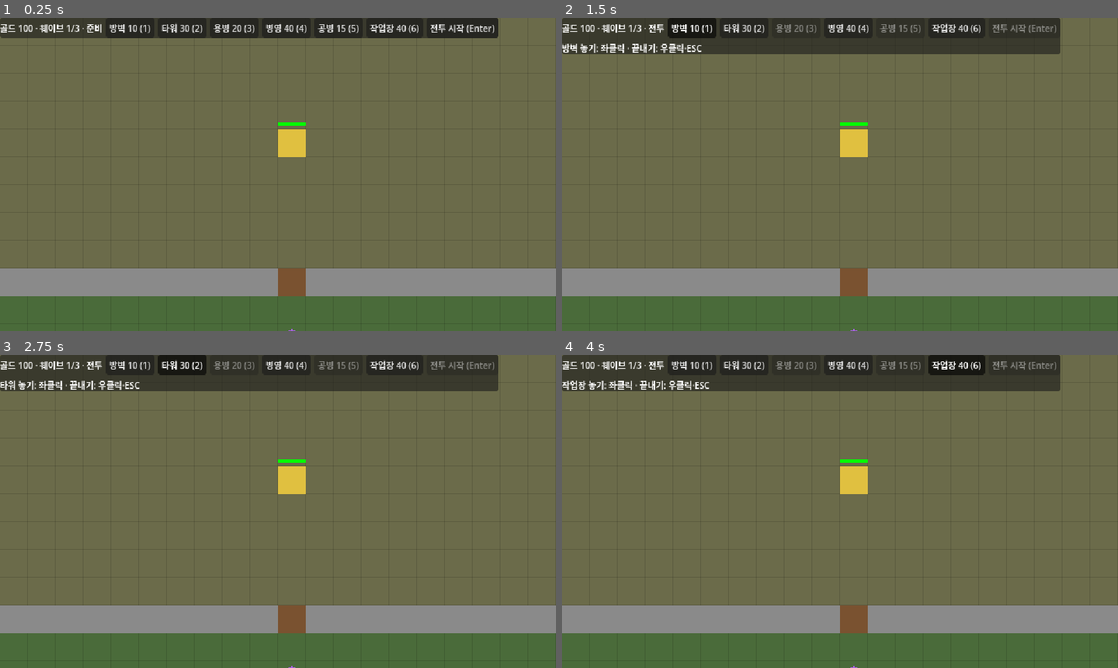
Above: before the commit, frames 1-4 (two rows, left to right).
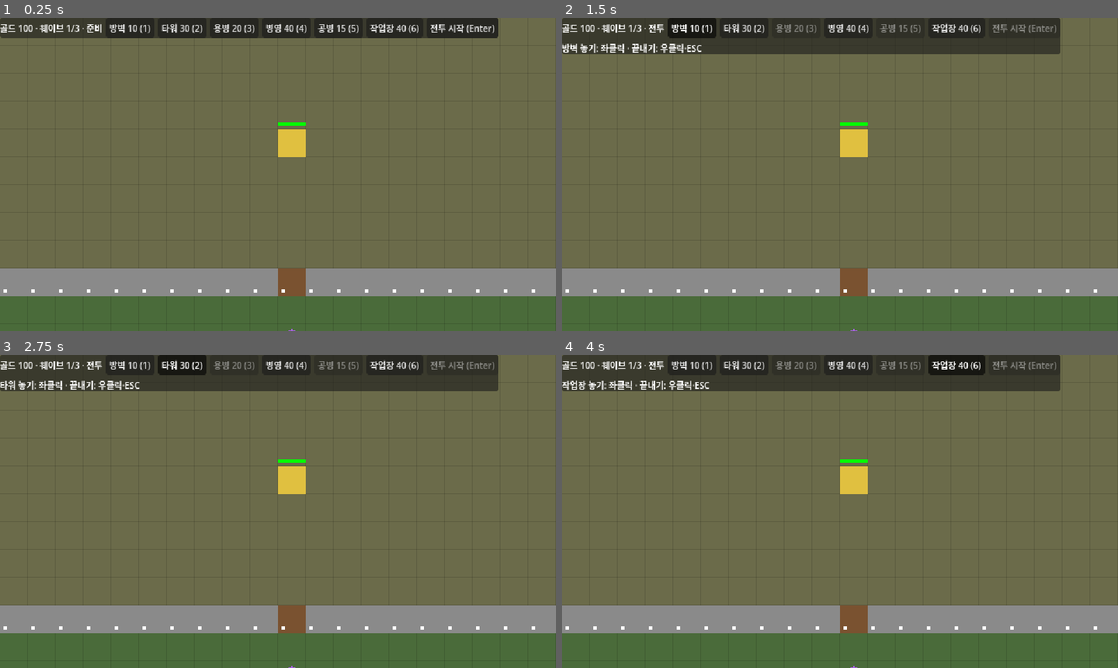
Above: after the commit, the same moments.

Repository: h102-log/td-proj
Game: Godot game, scene res://src/main.tscn
The game is run twice, just before and just after one commit, with the same random seed, the same clock (stepped at 60 frames per second) and the same inputs.
Inputs:
- Up to frame 1 (0.25 s): no input
- Up to frame 2 (1.5 s): click "전투 시작 (Enter)" at 0.5 s; click "방벽 10 (1)" at 1.25 s
- Up to frame 3 (2.75 s): click "타워 30 (2)" at 2 s
- Up to frame 4 (4 s): click "병영 40 (4)" at 2.75 s; click "작업장 40 (6)" at 3.5 s

The runs differ from the first frame. In frame 1, 0.1% of the frame differs, in the area x 0-97%, y 86-88%; in frame 2, 0.1%; in frame 3, 0.1%; in frame 4, 0.1%.

Commit message:
성문을 팝업으로 여닫고, 성벽 칸·성문을 한 칸씩 3단계까지 업그레이드한다 (WBS 2.20 ①)
- 성곽 칸을 좌클릭하면 그 옆 팝업에 성문 열기·닫기(S85)와 업그레이드(S86) 버튼이 뜬다. 준비·전투 단계 모두 된다.
- 열린 성문은 막힌 칸이 아니라 적은 부수지 않고 지나가고 아군도 지나간다(S39, S40). 성문 칸에 유닛이나 적이
  있으면 닫지 않는다. 판은 닫힌 성문으로 시작한다(I67).
- 업그레이드는 준비 단계엔 바로, 전투 단계엔 놀고 있는 가장 가까운 공병이 가서 5초 들여 올린다. 한 단계마다
  최대 체력 ×1.5, 비용은 성벽 10·성문 20골드에서 단계마다 2배, 최고 3단계. 수치는 임시값(S86).
- 입은 피해는 그대로 두고, 그만둔 업그레이드는 진행률이 남아 골드 없이 이어 올린다(I68).
- 열린 성문은 밝은 색, 단계는 칸 아래 점 개수로 그린다.
- 2.19 «바쁨» 2차 시험은 합격으로 보고 하지 않는다(WBS, 사용자 2026-10-13). U13 확정.
- SPEC S85~S88·I67·I68 추가, I45 고침. EV81~88 승인·동결(2026-10-13). §3.1 밀린 줄 번호 갱신.

Co-Authored-By: Claude Opus 5.5 <noreply@anthropic.com>
Claude-Session: https://claude.ai/code/session_01F6NiriVh6b2wP4iD1Ae4W6

Diff:
--- a/src/sim/battle.gd
+++ b/src/sim/battle.gd
@@ -19,6 +19,11 @@
 const REACH := 1.0      # 적이 막힌 칸·거점·유닛을 칠 수 있는 거리(중심 사이). 옆 칸 중심까지가 1이다
 const UNIT_WALL_K := 1e6  # 유닛 경로의 막힌 칸 비용 배율. 돌아갈 길이 있으면 막힌 칸(닫힌 성문 포함, I42)을 지나지 않는다
 const WORK_REACH := 2.0  # 공병이 일하는 거리(중심 사이). 옆 칸 대각선(1.41)에, 무리에 밀려 0.5칸 못 미친 도착(I51)을 더했다
+# 성곽 업그레이드(S86): 한 단계마다 최대 체력 ×UPGRADE_MULT. 비용은 종류별 1→2단계 값이고 다음 단계는 2배. 수치는 임시값
+const UPGRADE_COST := {"castle_wall": 10, "gate": 20}
+const UPGRADE_MULT := 1.5
+const UPGRADE_MAX := 3
+const UPGRADE_TIME := 5.0  # 전투 중 공병이 한 단계 올리는 시간(초)
 
 # 칸 하나를 차지하고 체력이 있는 것: 거점 "base" · 성곽 "castle_wall"·"gate" · 구조물 "wall" 등
 class Block:
@@ -40,6 +45,9 @@
 	var build_time := 1.0  # 전투 중 짓는 데 드는 시간(초)
 	var worker  # 이 구조물을 짓거나 허무는(그러러 가는) 공병
 	var razed := 0.0  # 철거 진행률(0~1, I64)
+	var open := false  # 열린 성문(S85). 막힌 칸이 아니다(I67)
+	var level := 1  # 성곽 업그레이드 단계(S86)
+	var lift := -1.0  # 업그레이드 진행률(0~1). 음수면 올리는 중이 아니다. 그만두면 그대로 남는다(I68)
 
 	func _init(c: Vector2i, k: String, h: float) -> void:
 		cell = c
@@ -132,7 +140,8 @@
 	var wall_k := 1.0  # 경로를 구하기 직전에 그 적의 값을 넣는다
 
 	func block_at(c: Vector2i):
-		return structures.get(c, castle.get(c))
+		var b = structures.get(c, castle.get(c))
+		return null if b and b.open else b
 
 	func _compute_cost(from: Vector2i, to: Vector2i) -> float:
 		# 옆 칸이 막혔으면 대각선으로 끼어들지 않는다(solid였을 때의 DIAGONAL_MODE_ONLY_IF_NO_OBSTACLES와 같게)
@@ -202,7 +211,7 @@
 	village = stage.get("village", Rect2i())
 	merc_cap = stage.get("merc_cap", MERC_CAP)
 	base = Block.new(stage.base, "base", stage.base_hp)
-	for s in structures.values():  # 공병 ↔ 구조물 상호 참조를 끊는다. 남기면 RefCounted 순환이라 해제되지 않는다
+	for s in structures.values() + castle.values():  # 공병 ↔ 구조물 상호 참조를 끊는다. 남기면 RefCounted 순환이라 해제되지 않는다
 		_release(s)
 	castle.clear()
 	structures.clear()
@@ -238,7 +247,7 @@
 	if state == "battle" and _queue.is_empty() and enemies.is_empty():
 		wave_index += 1
 		state = "won" if wave_index >= waves.size() else "prep"
-		for s in structures.values():  # 하던 건설·철거는 그 상태로 멈춘다(I19)
+		for s in structures.values() + castle.values():  # 하던 건설·철거·업그레이드는 그 상태로 멈춘다(I19, I68)
 			_release(s)
 		if state == "prep" and revive and hero and not hero.alive:
 			_return_hero()
@@ -402,6 +411,49 @@
 			return c
 	return null
 
+# 성문을 열거나 닫는다(S85). 성문 칸에 유닛이나 적이 있으면 닫지 않는다. 여닫으면 적 경로를 다시 구한다(I67)
+func set_gate(g: Block, open: bool) -> void:
+	if g.kind != "gate" or castle.get(g.cell) != g:
+		return
+	if not open and (units + enemies).any(func(u): return Vector2i(u.pos.round()) == g.cell):
+		return
+	g.open = open
+	_repath = true
+
+func upgrade_cost(k: Block) -> int:
+	return UPGRADE_COST[k.kind] * (1 << (k.level - 1))
+
+# 성곽 칸 하나를 한 단계 올린다(S86). 골드는 지시할 때 낸다(I16). 준비 단계엔 바로 오르고, 전투 단계엔 놀고 있는
+# 가장 가까운 공병을 보낸다. 그런 공병이 없으면 거부한다. 그만둔 업그레이드는 골드를 더 내지 않고 이어 올린다(I68)
+func upgrade(k: Block) -> void:
+	if state not in ["prep", "battle"] or castle.get(k.cell) != k or k.level >= UPGRADE_MAX or k.worker:
+		return
+	var engineer = _idle_engineer(k.cell) if state == "battle" else null
+	if state == "battle" and not engineer:
+		return
+	if k.lift < 0.0:
+		if gold < upgrade_cost(k):
+			return
+		gold -= upgrade_cost(k)
+		k.lift = 0.0
+	if engineer:
+		_send(engineer, k)
+	else:
+		_lift(k, 1.0)
+
+# 진행률을 dp만큼 올리고, 다 차면 한 단계 오른다. 최대 체력이 오른 만큼 체력도 올라 입은 피해는 그대로다(I68)
+func _lift(k: Block, dp: float) -> void:
+	k.lift += dp
+	if k.lift < 1.0:
+		return
+	k.lift = -1.0
+	k.level += 1
+	var gain := k.max_hp * (UPGRADE_MULT - 1.0)
+	k.max_hp += gain
+	k.hp += gain
+	_release(k)
+	_repath = true  # 남은 체력이 적의 경로 비용이다(S7, I41)
+
 # 전투 단계에만, 미완성 구조물을 없애고 낸 골드를 모두 돌려준다(S23)
 func cancel(s) -> void:
 	if state == "battle" and not s.complete and structures.get(s.cell) == s:
@@ -479,12 +531,14 @@
 		_release(s)
 		_repath = true
 
-# 옆 칸에 닿은 공병은 미완성이면 짓고(I62), 완성이면 허문다(I64: 건설 시간의 절반이 든다). 밀려나 멀어졌으면 다시 걸어간다
+# 옆 칸에 닿은 공병은 성곽이면 올리고(S86), 미완성이면 짓고(I62), 완성이면 허문다(I64: 건설 시간의 절반이 든다). 밀려나 멀어졌으면 다시 걸어간다
 # ponytail: 닿을 수 없는 칸이면 매 프레임 경로를 다시 구한다. 공병이 많아 느려지면 포기 처리를 둔다
 func _work(u: Unit, dt: float) -> void:
 	var s: Block = u.job
 	if u.pos.distance_to(Vector2(s.cell)) > WORK_REACH:
 		_send(u, s)
+	elif s.lift >= 0.0:
+		_lift(s, dt / UPGRADE_TIME)
 	elif not s.complete:
 		_grow(s, dt / s.build_time)
 	else:
--- a/src/ui/battle_view.gd
+++ b/src/ui/battle_view.gd
@@ -4,7 +4,7 @@
 const CELL := 16
 const COLORS := {
 	"field": Color("4a6b3a"), "grid": Color(0, 0, 0, 0.15), "spawn": Color("c03030"),
-	"base": Color("e0c040"), "castle_wall": Color("8a8a8a"), "gate": Color("7a5230"),
+	"base": Color("e0c040"), "castle_wall": Color("8a8a8a"), "gate": Color("7a5230"), "gate_open": Color("c8a070"),
 	"wall": Color("5a5a5a"), "tower": Color("3060b0"), "enemy": Color("d04040"), "merc": Color("50a0f0"),
 	"hero": Color("b060f0"), "village": Color("6b6b4a"), "barracks": Color("a06a30"),
 	"workshop": Color("308080"), "engineer": Color("f0a030"),
@@ -21,12 +21,14 @@
 		draw_line(Vector2(x * CELL, 0), Vector2(x * CELL, map.y), COLORS.grid)
 	for y in battle.size.y + 1:
 		draw_line(Vector2(0, y * CELL), Vector2(map.x, y * CELL), COLORS.grid)
-	for b in battle.castle.values():
-		draw_rect(_rect(b.cell), COLORS[b.kind])
+	for b in battle.castle.values():  # 열린 성문은 밝게(I67). 단계는 칸 아래쪽 점 개수다(I68)
+		draw_rect(_rect(b.cell), COLORS.gate_open if b.open else COLORS[b.kind])
+		for i in b.level:
+			draw_rect(Rect2(Vector2(b.cell) * CELL + Vector2(2 + i * 4, CELL - 4), Vector2(2, 2)), Color.WHITE)
 	for s in battle.structures.values():  # 미완성은 흐리게. 진행률은 체력 막대로 보인다(I62)
 		var col: Color = COLORS[s.kind]
 		draw_rect(_rect(s.cell), col if s.complete else Color(col, 0.4))
-	for s in controls.picked:  # 전투 단계에 고른 구조물(S74, S83)
+	for s in controls.picked + ([controls.fort] if controls.fort else []):  # 전투 단계에 고른 구조물(S74, S83)·고른 성곽 칸(S85)
 		draw_rect(_rect(s.cell), Color.WHITE, false, 1.0)
 	var f = controls.facility  # 고른 생산 시설: 테두리와 집결 지점 깃발(S82)
 	if f and f.alive:
--- a/src/ui/controls.gd
+++ b/src/ui/controls.gd
@@ -1,6 +1,6 @@
 extends RefCounted
 # 마우스·키 입력을 전투 명령으로 바꾼다. 마우스 좌표는 맵 px(칸 (x,y)가 [x, x+1) × cell_px)로 받는다.
-# 좌클릭: 영웅이나 생산 시설을 고르거나(I9, S81) 선택을 푼다 · 좌드래그: 사각형 안의 용병을 고른다(S16, I9)
+# 좌클릭: 영웅이나 생산 시설·성곽 칸을 고르거나(I9, S81, S85, S86) 선택을 푼다 · 좌드래그: 사각형 안의 용병을 고른다(S16, I9)
 # 우클릭: 생산 시설을 골랐으면 그 칸을 집결 지점으로(S82), 아니면 고른 유닛 이동(S14)
 # 준비 단계의 좌클릭·좌드래그는 판매 후보도 정한다(S70, I57). 좌클릭한 용병은 고른 상태도 된다
 # 전투 단계의 좌클릭·좌드래그는 철거·취소·이어 짓기 후보(picked)를 정한다(S74, S83)
@@ -23,6 +23,7 @@
 var show_hp := false  # 체력바를 모두 그린다(S73)
 var facility = null  # 고른 생산 시설. 전투 단계엔 그 옆에 구매 팝업이 뜬다(S81, I61)
 var picked := []  # 전투 단계에 고른 플레이어 구조물. 철거·취소·이어 짓기 팝업의 대상이다(S74, S83)
+var fort = null  # 고른 성곽 칸. 그 옆에 여닫기·업그레이드 팝업이 뜬다(S85, S86)
 var _state: String  # 마지막으로 본 판 단계. 바뀌면 놓기 모드를 끝낸다
 
 func _init(b, px: int) -> void:
@@ -86,6 +87,7 @@
 		selected = [h] if h and h.alive and Vector2i(h.pos.round()) == cell else []
 		var hit = battle.structure_at(cell)
 		facility = hit if hit and hit.produces != "" and hit.complete else null
+		fort = battle.castle.get(cell)
 		picked = [hit] if hit and not prep else []
 		for m in mercs:
 			if Vector2i(m.pos.round()) == cell:
@@ -96,6 +98,7 @@
 	else:
 		var inside := func(p: Vector2): return rect.has_point((p + Vector2(0.5, 0.5)) * cell_px)
 		facility = null
+		fort = null
 		selected = mercs.filter(func(u): return inside.call(u.pos))
 		var built: Array = battle.structures.values().filter(func(s): return inside.call(Vector2(s.cell)))
 		selling = (selected + built) if prep else []
--- a/src/ui/hud.gd
+++ b/src/ui/hud.gd
@@ -2,6 +2,7 @@
 # 골드·웨이브·단계를 보이고, 놓기 모드·«전투 시작»(I13) 버튼과 판이 끝난 뒤의 결과·«재시작»(S29)을 둔다.
 # 판매 후보가 있으면 그 옆에 판매 버튼을 띄운다(S70, I58). 전투 단계에 생산 시설을 고르면 그 옆에 구매 버튼을 띄운다(S81, I61).
 # 고른 구조물에 따라 같은 자리에 철거(S74)·이어 짓기·취소(전투 단계)와 완성(준비 단계) 버튼도 띄운다(S83).
+# 성곽 칸을 고르면 같은 자리에 성문 열기·닫기(S85)와 업그레이드(S86) 버튼을 띄운다.
 
 const NAMES := {"wall": "방벽", "tower": "타워", "soldier": "용병", "barracks": "병영", "engineer": "공병", "workshop": "작업장"}
 const STATES := {"prep": "준비", "battle": "전투", "won": "승리", "lost": "패배"}
@@ -18,6 +19,8 @@
 var _demolish: Button
 var _resume: Button
 var _cancel: Button
+var _gate: Button
+var _upgrade: Button
 var _place := {}  # kind → 버튼
 var _result := PanelContainer.new()
 var _result_label := Label.new()
@@ -63,6 +66,8 @@
 	_demolish = _button(_popup, "철거", func(): _apply(func(s): battle.demolish([s]), controls.picked))
 	_resume = _button(_popup, "이어 짓기", func(): _apply(battle.resume, battle.unfinished(controls.picked)))
 	_cancel = _button(_popup, "취소", func(): _apply(battle.cancel, battle.unfinished(controls.picked)))
+	_gate = _button(_popup, "", func(): battle.set_gate(controls.fort, not controls.fort.open))
+	_upgrade = _button(_popup, "", func(): battle.upgrade(controls.fort))
 
 func _process(_delta: float) -> void:
 	var prep: bool = battle.state == "prep"
@@ -93,6 +98,16 @@
 	_demolish.visible = controls.picked.any(battle.can_demolish)
 	_resume.visible = todo.any(func(s): return s.worker == null)
 	_cancel.visible = not todo.is_empty()
+	if controls.placing != "" or (controls.fort and not controls.fort.alive):  # 놓기 모드거나 부서진 성곽 칸
+		controls.fort = null
+	var k = controls.fort
+	_gate.visible = k != null and k.kind == "gate"
+	if _gate.visible:
+		_gate.text = "닫기" if k.open else "열기"
+	# 공병이 올리는 중이면 숨긴다. 그만둔 업그레이드는 «계속»으로 골드 없이 이어 올린다(I68)
+	_upgrade.visible = k != null and battle.state in ["prep", "battle"] and k.level < battle.UPGRADE_MAX and k.worker == null
+	if _upgrade.visible:
+		_upgrade.text = "업그레이드 계속" if k.lift >= 0.0 else "업그레이드 %d골드" % battle.upgrade_cost(k)
 	_popup.reset_size()
 	# 맵 px → 화면 좌표. 전투 화면(BattleView)이 원점에 있어 카메라 변환만 곱한다
 	_popup.position = get_viewport().get_canvas_transform() * controls.sell_at + Vector2(6, 6)
@@ -118,6 +133,7 @@
 	controls.placing = ""
 	controls.facility = null
 	controls.picked = []
+	controls.fort = null
 
 # 고른 구조물마다 f를 부르고 팝업을 닫는다
 func _apply(f: Callable, things: Array) -> void:
--- /dev/null
+++ b/tests/eval/gd/castle.gd
@@ -0,0 +1,162 @@
+extends "res://tests/eval/gd/lib.gd"
+# WBS 2.20 성곽 ① 성문 여닫기·업그레이드(S39·S40·S85·S86·I67·I68). lib.gd·engineer.gd 머리의 계약에 더하는 API:
+#   stage 키 castle: {walls: [칸], gates: [칸], wall_hp, gate_hp} · Battle.castle(칸 → 성곽 칸)
+#   성곽 칸: kind("castle_wall"|"gate") · open(성문이 열렸나) · level(1부터) · hp · max_hp
+#   Battle.set_gate(성문, open) — 성문을 열거나 닫는다. 성문 칸에 유닛·적이 있으면 닫기를 거부한다
+#   Battle.upgrade(성곽 칸) — 준비 단계엔 바로 올리고, 전투 단계엔 놀고 있는 가장 가까운 공병을 보낸다. 거부되면 골드가 그대로다
+#   Battle.upgrade_cost(성곽 칸) -> int
+#   Controls.fort — 좌클릭으로 고른 성곽 칸
+# 비용·배율·최고 단계는 판에서 읽거나 결과로 잰다. 수치가 임시값이라(S86) 밸런스를 바꿔도 이 평가가 깨지지 않게
+
+const X := 15  # 성곽 열. 출현 지점(0,10)과 거점(25,10) 사이를 세로로 막는다
+const GATE := Vector2i(X, 10)
+const WALL := Vector2i(X, 5)
+const WEST := Vector2i(10, 10)
+const EAST := Vector2i(20, 10)
+
+func _battle():
+	var walls := []
+	for y in 20:
+		if y != GATE.y:
+			walls.append(Vector2i(X, y))
+	return battle({"castle": {"walls": walls, "gates": [GATE], "wall_hp": 300, "gate_hp": 150}, "base_hp": BIG,
+		"waves": [[{"kind": "basic", "count": 1}], [{"kind": "basic", "count": 1}]]})
+
+# 전투 단계를 연다. 웨이브 적은 바로 처치하고, 움직이지도 치지도 않는 적 하나를 구석에 남겨 전투 단계가 이어지게 한다
+func _start(b):
+	b.start_battle()
+	run(b, 5.0, func(): return not b.enemies.is_empty())
+	var idle = b.spawn_enemy("basic", Vector2i(0, 19), {"speed": 0, "sight": 0, "damage": 0})
+	for x in b.enemies.duplicate():
+		if x != idle:
+			b.damage(x, BIG)
+	return idle
+
+# EV81 · S85: 성문은 닫힌 채 시작하고, 두 단계 모두 클릭으로 고르며, 지시대로 여닫힌다
+func ev81():
+	var b = _battle()
+	var c = controls(b)
+	var g = b.castle[GATE]
+	if g.open:
+		return "새 판의 성문이 열려 있다"
+	click(c, MOUSE_BUTTON_LEFT, px(GATE))
+	if c.fort != g or not c.selling.is_empty():
+		return "준비 단계에 성문을 눌렀더니 고른 성곽 칸 %s, 판매 후보 %s" % [c.fort, c.selling]
+	b.set_gate(g, true)
+	if not g.open:
+		return "열기 지시 뒤에도 닫혀 있다"
+	_start(b)
+	c.fort = null
+	click(c, MOUSE_BUTTON_LEFT, px(GATE))
+	if c.fort != g or not c.picked.is_empty():
+		return "전투 단계에 성문을 눌렀더니 고른 성곽 칸 %s, 철거 후보 %s" % [c.fort, c.picked]
+	b.set_gate(g, false)
+	return check(not g.open, "닫기 지시 뒤에도 열려 있다")
+
+# EV82 · S40: 열린 성문은 적이 부수지 않고 지나간다
+func ev82():
+	var b = _battle()
+	var g = b.castle[GATE]
+	b.set_gate(g, true)
+	var e = b.spawn_enemy("basic", Vector2i(0, 10), {"sight": 0})
+	if not run(b, 60.0, func(): return b.base.hp < b.base.max_hp):
+		return "적이 거점을 치지 못했다(적 위치 %s)" % e.pos
+	return check(g.hp == g.max_hp, "적이 열린 성문 체력을 깎았다(%s/%s)" % [g.hp, g.max_hp])
+
+# EV83 · S39: 아군은 열린 성문으로만 성곽을 넘는다
+func ev83():
+	var b = _battle()
+	var g = b.castle[GATE]
+	var m = b.place_merc("soldier", WEST)
+	b.order_move([m], EAST)
+	run(b, 20.0)
+	if m.pos.x >= X:
+		return "닫힌 성문을 넘어갔다(%s)" % m.pos
+	b.set_gate(g, true)
+	b.order_move([m], EAST)
+	return check(run(b, 20.0, func(): return near(m.pos, EAST)), "열린 성문으로 넘어가지 못했다(%s)" % m.pos)
+
+# EV84 · I67: 성문 칸에 적이 있으면 닫히지 않는다
+func ev84():
+	var b = _battle()
+	var g = b.castle[GATE]
+	b.set_gate(g, true)
+	b.spawn_enemy("basic", GATE, {"speed": 0, "sight": 0, "damage": 0})
+	b.set_gate(g, false)
+	return check(g.open, "적이 선 성문이 닫혔다")
+
+# EV85 · S86: 준비 단계 업그레이드는 바로 오르고, 매번 같은 배율로 최대 체력이 늘며, 최고 단계에서 멈춘다
+func ev85():
+	var b = _battle()
+	for cell in [WALL, GATE]:
+		var k = b.castle[cell]
+		var ratio := 0.0
+		for i in 10:
+			var gold0: int = b.gold
+			var cost: int = b.upgrade_cost(k)
+			var max0: float = k.max_hp
+			var lv: int = k.level
+			b.upgrade(k)
+			if k.level == lv:  # 더 오르지 않는다: 최고 단계
+				if lv < 2 or b.gold != gold0:
+					return "%s: %d단계에서 멈췄고 골드가 %d → %d다" % [k.kind, lv, gold0, b.gold]
+				break
+			if k.level != lv + 1 or cost <= 0 or b.gold != gold0 - cost:
+				return "%s %d단계 업그레이드: 단계 %d, 비용 %d, 골드 %d → %d" % [k.kind, lv, k.level, cost, gold0, b.gold]
+			var r: float = k.max_hp / max0
+			if r <= 1.0 or (ratio > 0.0 and not is_equal_approx(r, ratio)):
+				return "%s %d단계 업그레이드: 최대 체력 배율 %s(앞 단계 %s)" % [k.kind, lv, r, ratio]
+			ratio = r
+		if ratio == 0.0 or k.level < 2:
+			return "%s가 한 번도 오르지 않았다" % k.kind
+	return ""
+
+# EV86 · S86: 전투 중 업그레이드는 공병이 가서 올린다. 놀고 있는 공병이 없으면 거부된다
+func ev86():
+	var b = _battle()
+	var k = b.castle[WALL]
+	var e = b.place_merc("engineer", WALL + Vector2i(-3, 0))
+	_start(b)
+	var lv: int = k.level
+	b.upgrade(k)
+	if k.level != lv or e.job != k:
+		return "지시 직후 단계 %d(전 %d), 공병이 맡은 일 %s" % [k.level, lv, e.job]
+	var other = b.castle[WALL + Vector2i(0, 3)]
+	var gold0: int = b.gold
+	b.upgrade(other)
+	if b.gold != gold0 or other.level != lv:
+		return "놀고 있는 공병이 없는데 받아들였다(골드 %d → %d, 단계 %d)" % [gold0, b.gold, other.level]
+	return check(run(b, 30.0, func(): return k.level == lv + 1), "공병이 올리지 못했다(단계 %d)" % k.level)
+
+# EV87 · I68: 업그레이드해도 입은 피해는 그대로다
+func ev87():
+	var b = _battle()
+	var k = b.castle[WALL]
+	b.damage(k, 100)
+	var lost: float = k.max_hp - k.hp
+	var lv: int = k.level
+	b.upgrade(k)
+	if k.level != lv + 1:
+		return "오르지 않았다"
+	return check(is_equal_approx(k.max_hp - k.hp, lost), "입은 피해가 %s → %s다" % [lost, k.max_hp - k.hp])
+
+# EV88 · I68: 그만둔 업그레이드는 골드를 더 내지 않고 이어 올린다
+func ev88():
+	var b = _battle()
+	var k = b.castle[WALL]
+	var e = b.place_merc("engineer", WALL + Vector2i(-3, 0))
+	_start(b)
+	var lv: int = k.level
+	b.upgrade(k)
+	if not run(b, 30.0, func(): return e.job == k and e.path.is_empty()):
+		return "공병이 일하러 닿지 않았다"
+	run(b, 1.0)
+	b.order_move([e], WALL + Vector2i(-6, 0))
+	run(b, 2.0)
+	if k.level != lv or e.job != null:
+		return "이동 지시 뒤 단계 %d(전 %d), 공병이 맡은 일 %s" % [k.level, lv, e.job]
+	var gold0: int = b.gold
+	b.upgrade(k)
+	if b.gold != gold0:
+		return "다시 업그레이드하니 골드가 %d → %d다" % [gold0, b.gold]
+	return check(run(b, 30.0, func(): return k.level == lv + 1), "이어 올리지 못했다(단계 %d)" % k.level)
Not shown, added: tests/eval/gd/castle.gd.uid
Not shown, changed: .specgate-eval.lock
Not shown, changed: EVAL.md
Not shown, changed: SPEC.md
Not shown, changed: WBS.md
Not shown, added: tests/eval/test_castle.py
